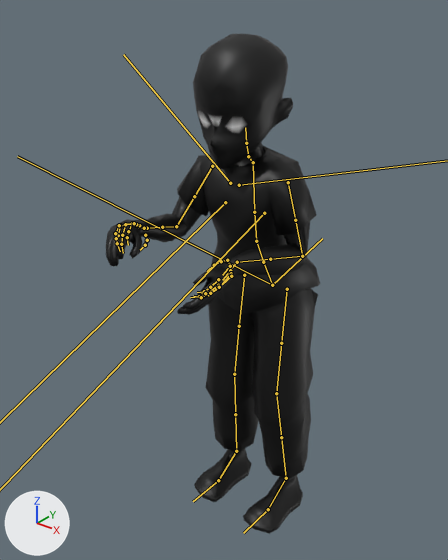
Renders of the glTF model project--farmer/model/characterModel/FarmerVer3.glb from each side of a commit.
Both versions are drawn from a 50 mm lens placed at (0.98, -1.415, 1.677), pointed at (-0.037, -0.143, 0.888). Lighting does not change. The marker at lower left points along +X, +Y and +Z. The older version comes first. Both versions are drawn at frame 38 of the action 'Harvesting_Knife'; the numbers are the values there. The bones that bend it are drawn over the model as lines.

Objects in the first picture: 'Base', 'Base.002', 'Feets', 'LongPants'.
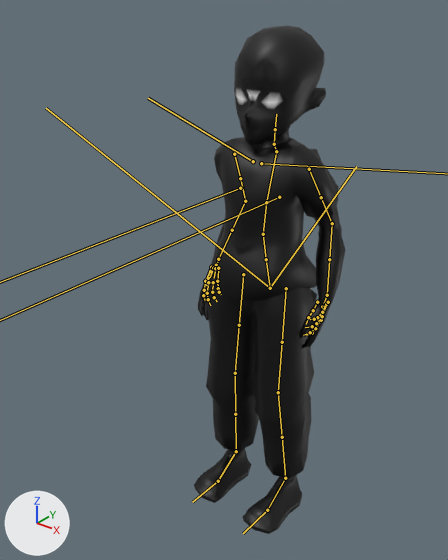
What the commit changed:
Bone 'DEF-spine' (bone_def_spine) moves from (0.0, -0.036, -0.004) to (0.0, -0.038, 0.01).
Bone 'DEF-spine' (bone_def_spine) turns from (14, 0, 0) to (0, 0, 0) degrees about its own x, y and z.
Bone 'DEF-spine.002' (bone_def_spine_002) turns from (3, 0, 0) to (0, 0, 0) degrees about its own x, y and z.
Bone 'DEF-spine.003' (bone_def_spine_003) turns from (3, 0, 0) to (0, 0, 0) degrees about its own x, y and z.
Bone 'DEF-spine.004' (bone_def_spine_004) turns from (-2, 0, 0) to (1, 0, 0) degrees about its own x, y and z.
Bone 'DEF-spine.006' (bone_def_spine_006) turns from (-3, 0, 0) to (0, 0, 0) degrees about its own x, y and z.
Bone 'DEF-pelvis.L' (bone_def_pelvis_l) moves from (-0.001, -0.029, -0.022) to (0.011, -0.026, -0.027).
Bone 'DEF-pelvis.L' (bone_def_pelvis_l) turns from (-7, 7, -10) to (0, 0, 0) degrees about its own x, y and z.
Bone 'DEF-pelvis.R' (bone_def_pelvis_r) moves from (0.001, -0.029, -0.022) to (-0.011, -0.026, -0.027).
Bone 'DEF-pelvis.R' (bone_def_pelvis_r) turns from (-7, -7, 10) to (0, 0, 0) degrees about its own x, y and z.
Bone 'DEF-shoulder.L' (bone_def_shoulder_l) moves from (0.086, -0.051, -0.077) to (0.0, 0.001, -0.039).
Bone 'DEF-shoulder.L' (bone_def_shoulder_l) turns from (11, 17, 2) to (0, 0, 0) degrees about its own x, y and z.
Bone 'DEF-upper_arm.L' (bone_def_upper_arm_l) moves from (0.039, 0.032, 0.103) to (0.027, 0.029, 0.001).
Bone 'DEF-upper_arm.L' (bone_def_upper_arm_l) turns from (4, 11, -26) to (-25, -6, -28) degrees about its own x, y and z.
Bone 'DEF-upper_arm.L' (bone_def_upper_arm_l) is rescaled from (1.05, 0.9, 1.05) to (1.04, 0.92, 1.04).
Bone 'DEF-forearm.L' (bone_def_forearm_l) turns from (95, 7, -1) to (37, 4, -1) degrees about its own x, y and z.
Bone 'DEF-forearm.L' (bone_def_forearm_l) is rescaled from (1.0, 0.87, 1.15) to (1.0, 0.94, 1.07).
Bone 'DEF-forearm.L.001' (bone_def_forearm_l_001) turns from (0, -13, 0) to (0, -4, 0) degrees about its own x, y and z.
Bone 'DEF-hand.L' (bone_def_hand_l) turns from (-31, -7, 16) to (-13, -6, -23) degrees about its own x, y and z.
Bone 'DEF-hand.L' (bone_def_hand_l) is rescaled from (0.97, 1.06, 0.98) to (0.97, 1.07, 0.97).
Bone 'DEF-shoulder.R' (bone_def_shoulder_r) moves from (-0.086, -0.051, -0.077) to (0.0, 0.001, -0.039).
Bone 'DEF-shoulder.R' (bone_def_shoulder_r) turns from (11, -17, -2) to (0, 0, 0) degrees about its own x, y and z.
Bone 'DEF-upper_arm.R' (bone_def_upper_arm_r) moves from (-0.039, 0.032, 0.103) to (-0.027, 0.029, 0.001).
Bone 'DEF-upper_arm.R' (bone_def_upper_arm_r) turns from (35, -17, 16) to (-26, 7, 28) degrees about its own x, y and z.
Bone 'DEF-upper_arm.R' (bone_def_upper_arm_r) is rescaled from (1.05, 0.91, 1.05) to (1.04, 0.92, 1.04).
Bone 'DEF-upper_arm.R.001' (bone_def_upper_arm_r_001) turns from (0, 2, 0) to (0, -4, 0) degrees about its own x, y and z.
Bone 'DEF-forearm.R' (bone_def_forearm_r) turns from (74, 2, 0) to (42, -4, 1) degrees about its own x, y and z.
Bone 'DEF-forearm.R' (bone_def_forearm_r) is rescaled from (1.0, 0.86, 1.16) to (1.0, 0.93, 1.08).
Bone 'DEF-forearm.R.001' (bone_def_forearm_r_001) turns from (0, -37, 0) to (0, 3, 0) degrees about its own x, y and z.
Bone 'DEF-hand.R' (bone_def_hand_r) turns from (-19, -38, 8) to (9, 2, 21) degrees about its own x, y and z.
Bone 'DEF-hand.R' (bone_def_hand_r) is rescaled from (0.95, 1.09, 0.97) to (0.97, 1.08, 0.96).
Bone 'DEF-f_index.01.R' (bone_def_f_index_01_r) moves from (-0.001, -0.005, -0.005) to (0.0, 0.0, 0.0).
Bone 'DEF-f_index.01.R' (bone_def_f_index_01_r) turns from (39, 8, -21) to (0, 0, 0) degrees about its own x, y and z.
Bone 'DEF-thumb.01.R' (bone_def_thumb_01_r) turns from (-13, -2, -17) to (0, 0, 0) degrees about its own x, y and z.
Bone 'DEF-thumb.02.R' (bone_def_thumb_02_r) turns from (-2, 20, -8) to (0, 0, 0) degrees about its own x, y and z.
Bone 'DEF-f_middle.01.R' (bone_def_f_middle_01_r) moves from (0.001, 0.0, 0.002) to (0.0, 0.0, 0.0).
Bone 'DEF-f_middle.01.R' (bone_def_f_middle_01_r) turns from (37, 8, -24) to (0, 0, 0) degrees about its own x, y and z.
Bone 'DEF-f_ring.01.R' (bone_def_f_ring_01_r) moves from (0.002, 0.004, 0.004) to (0.0, 0.0, 0.0).
Bone 'DEF-f_ring.01.R' (bone_def_f_ring_01_r) turns from (40, 8, -21) to (0, 0, 0) degrees about its own x, y and z.
Bone 'DEF-f_pinky.01.R' (bone_def_f_pinky_01_r) moves from (0.0, 0.003, -0.001) to (0.0, 0.0, 0.0).
Bone 'DEF-f_pinky.01.R' (bone_def_f_pinky_01_r) turns from (39, 5, -15) to (0, 0, 0) degrees about its own x, y and z.
Bone 'DEF-breast.L' (bone_def_breast_l) moves from (0.0, 0.07, -0.066) to (0.0, 0.0, -0.039).
Bone 'DEF-breast.L' (bone_def_breast_l) turns from (-20, 0, 0) to (0, 0, 0) degrees about its own x, y and z.
Bone 'DEF-breast.R' (bone_def_breast_r) moves from (0.0, 0.07, -0.066) to (0.0, 0.0, -0.039).
Bone 'DEF-breast.R' (bone_def_breast_r) turns from (-20, 0, 0) to (0, 0, 0) degrees about its own x, y and z.

Location of each change, [x1, y1, x2, y2] in pixels of the pictures (448 x 560 px):
'Base', posed (28% narrower, 15% taller)
    before: [106, 34, 310, 315]
    after: [198, 26, 345, 349]
'Base.002', posed (10% narrower)
    before: [177, 145, 320, 313]
    after: [209, 137, 338, 301]
'LongPants', posed (7% taller)
    before: [205, 288, 318, 479]
    after: [206, 275, 317, 479]
'Feets', posed
    before: [194, 449, 303, 534]
    after: [194, 449, 302, 534]
bone 'DEF-spine', root to tip
    before: (272, 285) to (263, 262)
    after: (270, 288) to (266, 259)
bone 'DEF-spine.002', root to tip
    before: (256, 241) to (254, 212)
    after: (263, 234) to (266, 202)
bone 'DEF-spine.003', root to tip
    before: (254, 212) to (253, 162)
    after: (266, 202) to (276, 151)
bone 'DEF-spine.004', root to tip
    before: (253, 162) to (248, 156)
    after: (276, 151) to (274, 144)
bone 'DEF-spine.006', root to tip
    before: (246, 143) to (245, 127)
    after: (275, 129) to (276, 114)
bone 'DEF-pelvis.L', root to tip
    before: (272, 285) to (322, 238)
    after: (270, 288) to (356, 166)
bone 'DEF-pelvis.R', root to tip
    before: (272, 285) to (17, 156)
    after: (270, 288) to (46, 108)
bone 'DEF-upper_arm.L', root to tip
    before: (288, 182) to (295, 220)
    after: (309, 169) to (321, 197)
bone 'DEF-forearm.L', root to tip
    before: (302, 256) to (270, 259)
    after: (332, 223) to (329, 259)
bone 'DEF-forearm.L.001', root to tip
    before: (270, 259) to (237, 262)
    after: (329, 259) to (327, 295)
bone 'DEF-hand.L', root to tip
    before: (237, 262) to (229, 271)
    after: (327, 295) to (323, 304)
bone 'DEF-shoulder.R', root to tip
    before: (230, 183) to (123, 54)
    after: (253, 161) to (148, 98)
bone 'DEF-upper_arm.R', root to tip
    before: (212, 166) to (194, 196)
    after: (234, 154) to (240, 178)
bone 'DEF-upper_arm.R.001', root to tip
    before: (194, 196) to (176, 226)
    after: (240, 178) to (245, 201)
bone 'DEF-forearm.R', root to tip
    before: (176, 226) to (162, 227)
    after: (245, 201) to (232, 230)
bone 'DEF-forearm.R.001', root to tip
    before: (162, 227) to (147, 228)
    after: (232, 230) to (218, 259)
bone 'DEF-hand.R', root to tip
    before: (147, 228) to (138, 227)
    after: (218, 259) to (215, 268)
bone 'DEF-f_index.01.R', root to tip
    before: (132, 223) to (128, 231)
    after: (205, 281) to (204, 290)
bone 'DEF-thumb.01.R', root to tip
    before: (145, 235) to (147, 240)
    after: (216, 265) to (210, 271)
bone 'DEF-thumb.02.R', root to tip
    before: (147, 240) to (145, 245)
    after: (210, 271) to (208, 278)
bone 'DEF-f_middle.01.R', root to tip
    before: (125, 224) to (122, 235)
    after: (208, 282) to (207, 293)
bone 'DEF-f_ring.01.R', root to tip
    before: (120, 225) to (118, 235)
    after: (213, 282) to (212, 292)
bone 'DEF-f_pinky.01.R', root to tip
    before: (119, 225) to (115, 233)
    after: (217, 281) to (218, 288)
